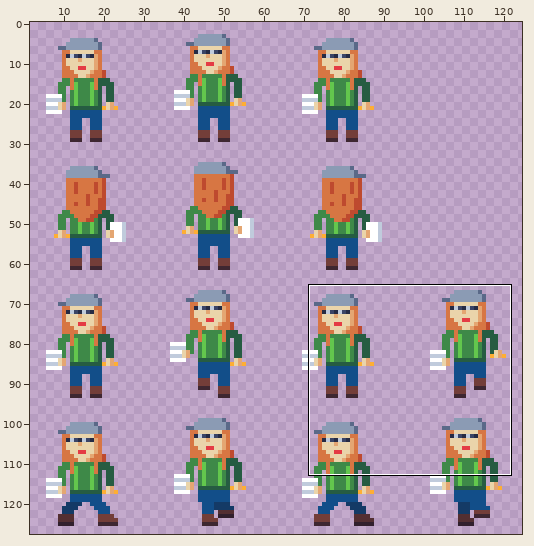
One commit to this pixel-art file: assets/textures/characters/pubivisailija_naaras_32.aseprite. The picture above shows the old version from afar; the outline marks the close-up.
Close-up. Before the edit:
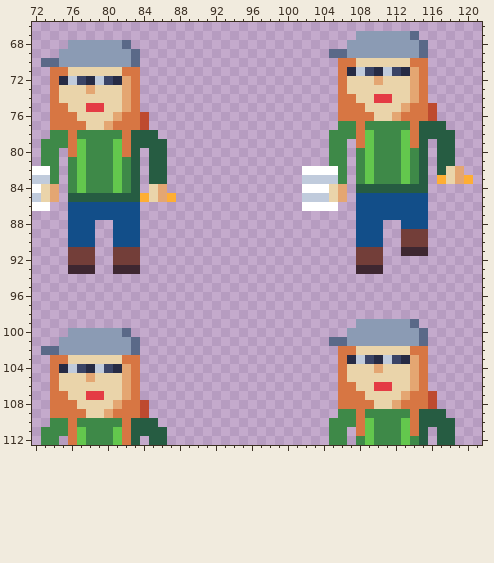
128x128 pixels, 1 frame. Shown: x 72..121, y 66..112. The wide view leaves out empty margins. The commit also changed other parts of the picture, which this record leaves out.
After the commit:
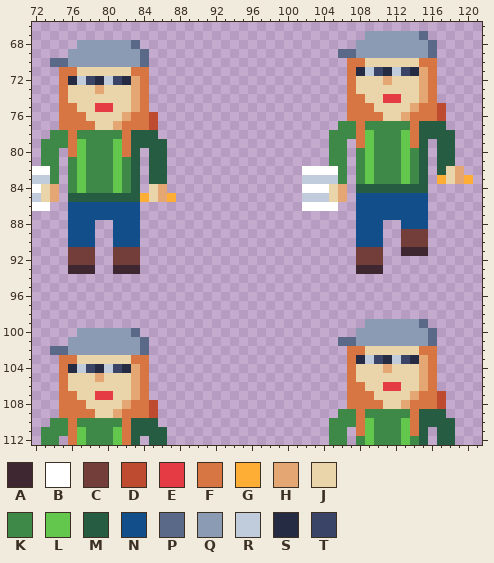
Palette (. is transparent): A #3e2731  B #ffffff  C #733e39  D #be4a2f  E #e43b44  F #d77643  G #feae34  H #e4a672  J #ead4aa  K #3e8948  L #63c74d  M #265c42  N #124e89  P #5a6988  Q #8b9bb4  R #c0cbdc  S #262b44  T #3a4466
Diff:
Changed rows in their new state; - is an unchanged pixel.
first column x 73:
 67 -----------------------------------.-----QP--
 68 ---.-----QP-----------------------.-------QP-
 69 --.-------QP--------------------.-P-------QP-
 70 .-P-------QP---------------------.-F-----J-F-
 71 -.-F-----J-F---------------------.FSRTSRTSHF-
 72 -.FSRTSRTSHF---------------------.F--JH--JHF-
 73 -.F--JH--JHF---------------------.F------JHF-
 74 -.F------JHF---------------------.-F-J-E-JHF-
 75 -.-F-J-E-JHF---------------------.--F---JH-FD
 76 -.--F---JH-FD--------------------.---F-JH--FD
 77 -.---F-JH--FD--------------------------------
first column x 73:
 99 -----------------------------------.-----QP--
100 ---.-----QP-----------------------.-------QP-
101 --.-------QP--------------------.-P-------QP-
102 .-P-------QP---------------------.-F-----J-F-
103 -.-F-----J-F---------------------.FSRTSRTSHF-
104 -.FSRTSRTSHF---------------------.F--JH--JHF-
105 -.F--JH--JHF---------------------.F------JHF-
106 -.F------JHF---------------------.-F-J-E-JHF-
107 -.-F-J-E-JHF---------------------.--F---JH-FD
108 -.--F---JH-FD--------------------.---F-JH--FD
109 -.---F-JH--FD--------------------------------
Boxes around the changes in both close-ups, in picture pixels (x1, y1, x2, y2):
changed: (329, 31, 446, 121)
changed: (41, 40, 158, 130)
changed: (329, 319, 446, 409)
changed: (41, 328, 158, 418)
